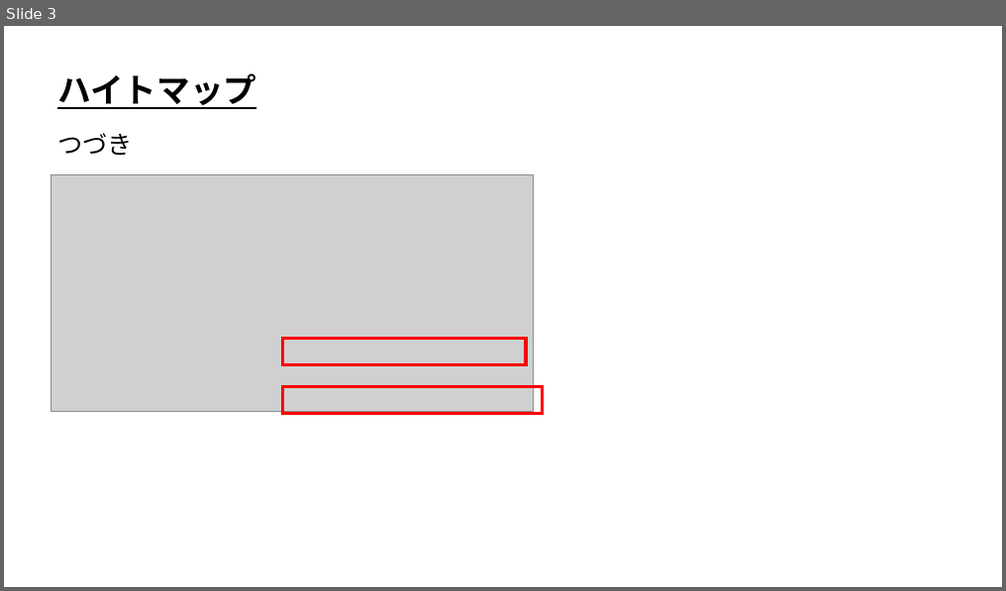
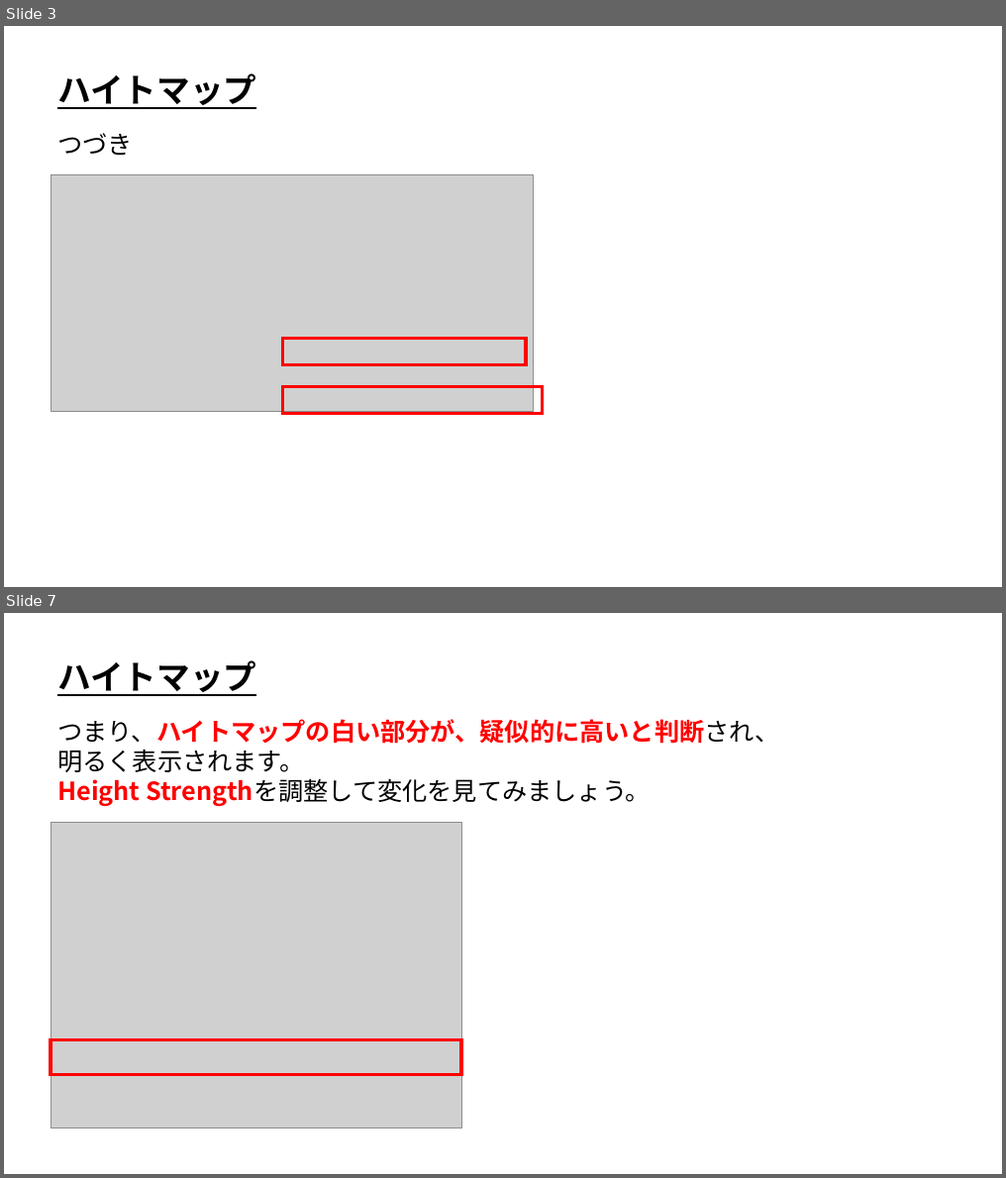
Before and after one commit to ArakiYusuke-Ohara/Textbook, a slide deck: ゲーム科2年/01_後期/ゲームプログラミング応用Ⅰ/04_ハイトマップ.pptx. Shown one above the other, each under a label of ours: slide 3 before the commit, slides 3 and 7 after it; the slides between them are not shown. The pictures are 1006x591 and 1006x1178 pixels, drawn with LibreOffice and Linux fonts; fonts in the diff are those of the drawing; grey boxes stand for pictures. Boxes give left, top, right and bottom in pixels: in the first picture for what was removed or moved away, otherwise in the second. Text is boxed around its words. In the diff, an @@ line names an element or a change of style, - is before the commit and + after.

```diff
--- a/ゲーム科2年/01_後期/ゲームプログラミング応用Ⅰ/04_ハイトマップ.pptx
+++ b/ゲーム科2年/01_後期/ゲームプログラミング応用Ⅰ/04_ハイトマップ.pptx
@@ slide 7 added at (x1=4, y1=613, x2=1002, y2=1174), background #FFFFFF @@
@@ text added at (x1=57, y1=661, x2=256, y2=696), 32 pt, text #000000, bold, underline @@
+ハイトマップ
@@ text added at (x1=57, y1=719, x2=779, y2=806), 24 pt, text #FF0000, bold @@
+つまり、ハイトマップの白い部分が、疑似的に高いと判断され、
+明るく表示されます。
+Height Strengthを調整して変化を見てみましょう。
@@ picture added at (x1=51, y1=823, x2=461, y2=1129) @@
@@ rectangle added at (x1=51, y1=1040, x2=461, y2=1075), outline #FF0000 3 pt @@
```
Also in this commit, not shown: 5 other slides added, 2 other files.
